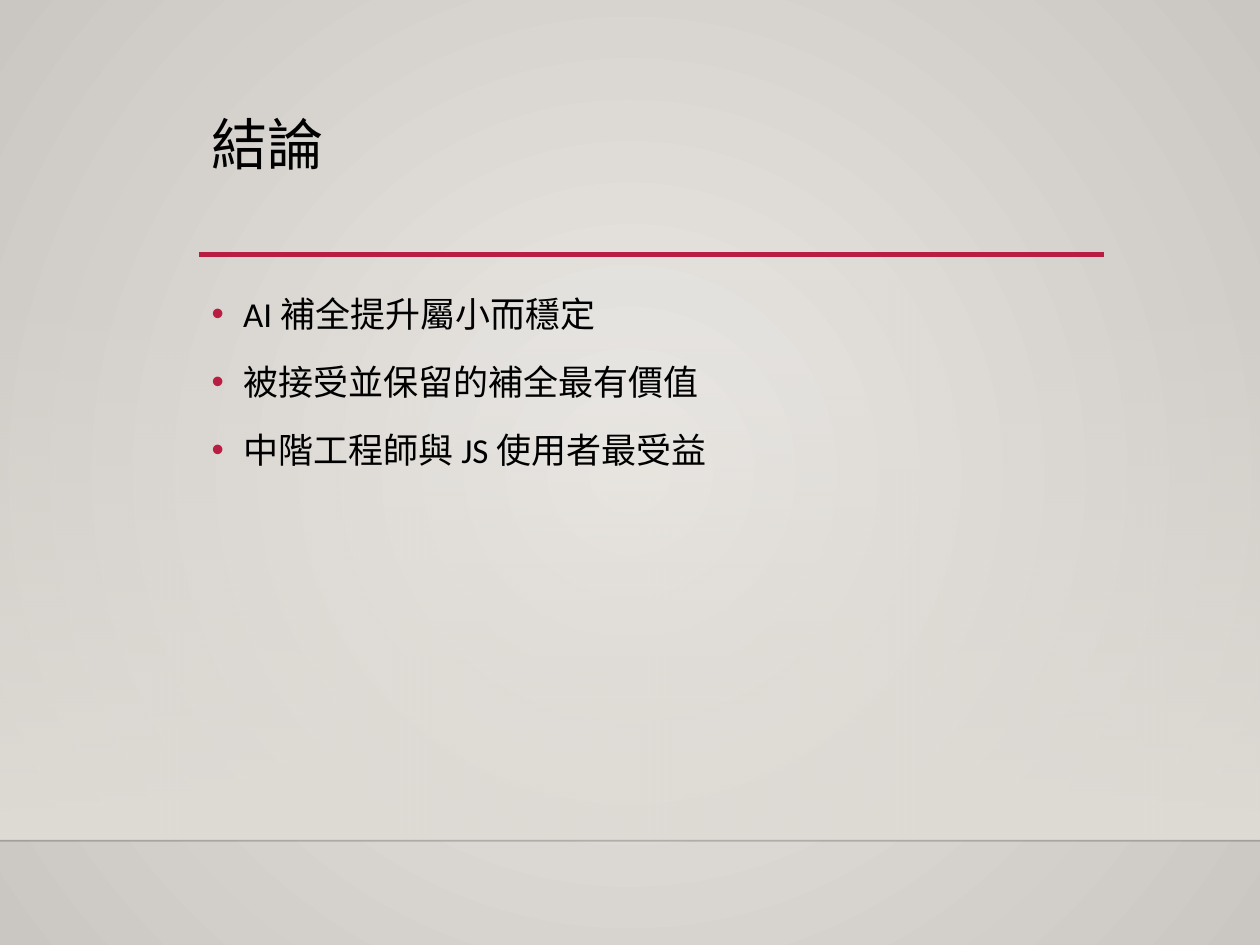
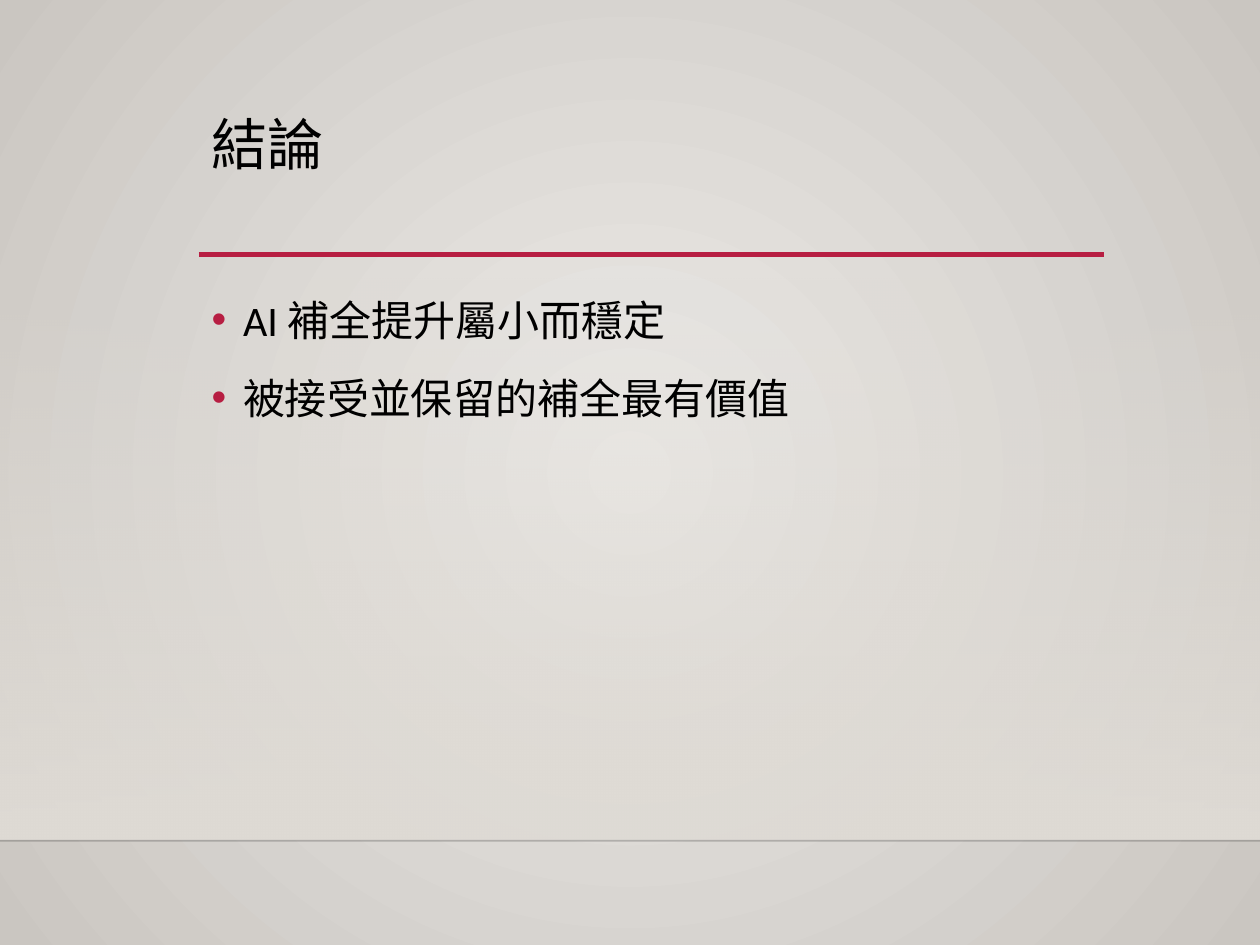
Before and after one commit to sam052003/AI-Forum-2025_SE3, a slide deck: slide 14 of slides/speaker2.pptx. Drawn at 1260x945 pixels with LibreOffice and Linux fonts; fonts in the diff are those of the drawing; background and template pictures are left out. Boxes give left, top, right and bottom in pixels: in the first picture for what was removed or moved away, otherwise in the second. Text is boxed around its words. In the diff, an @@ line names an element or a change of style, - is before the commit and + after.

```diff
--- a/slides/speaker2.pptx
+++ b/slides/speaker2.pptx
@@ text "AI 補全提升屬小而穩定" at bbox=[243, 300, 789, 418]: size 20 to 24 pt @@
@@ text at bbox=[243, 433, 707, 466]: paragraph removed @@
-• 中階工程師與 JS 使用者最受益
```
Also in this commit, not shown: 3 other slides changed, 1 other file.
